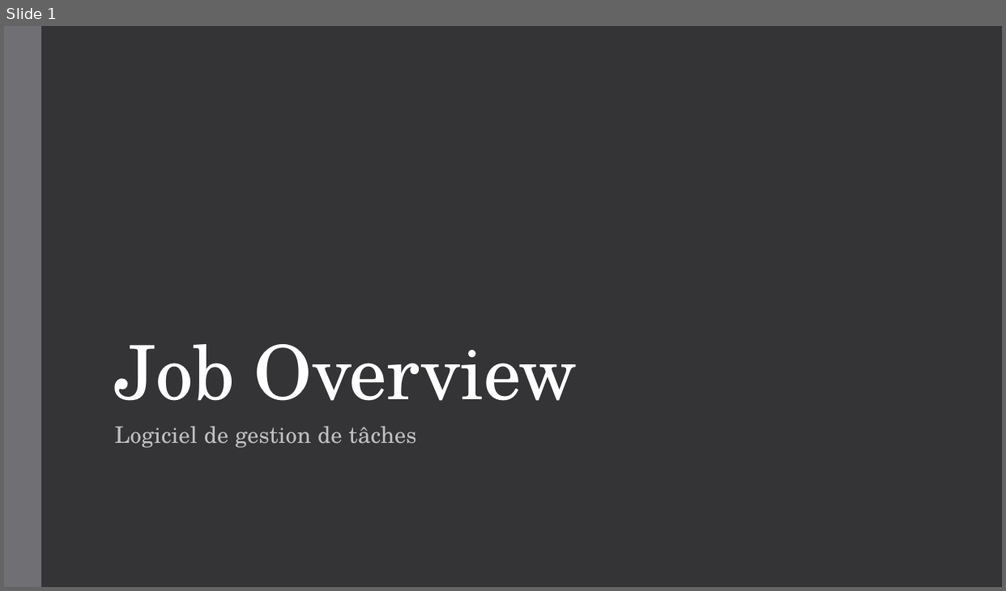
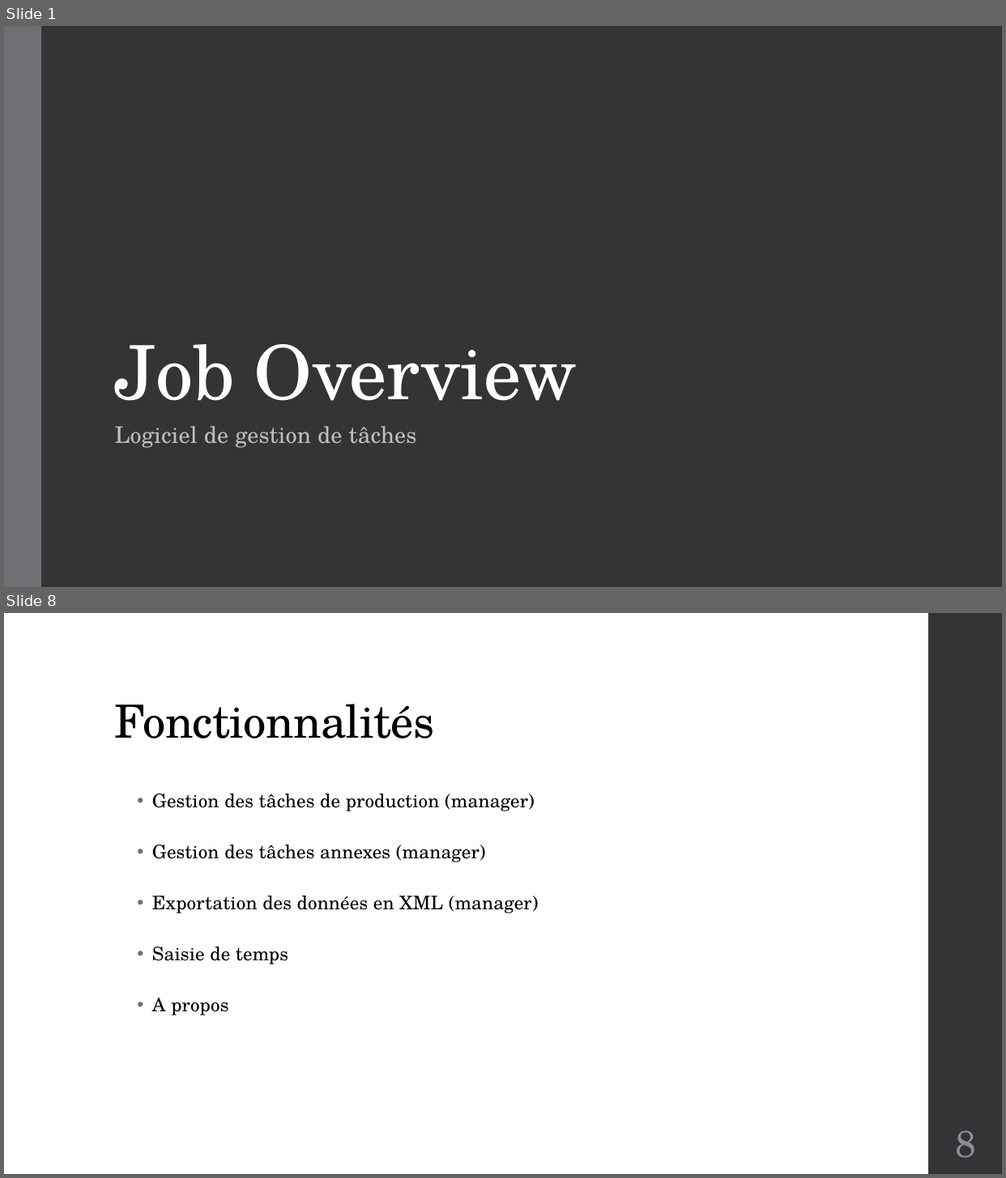
Before and after one commit to fwillemain/ProjetWPF, a slide deck: Livrables/Job Overview.pptx. Shown one above the other, each under a label of ours: slide 1 before the commit, slides 1 and 8 after it; the slides between them are not shown. The pictures are 1006x591 and 1006x1178 pixels, drawn with LibreOffice and Linux fonts; fonts in the diff are those of the drawing. Boxes give left, top, right and bottom in pixels: in the first picture for what was removed or moved away, otherwise in the second. Text is boxed around its words. In the diff, an @@ line names an element or a change of style, - is before the commit and + after.

```diff
--- a/Livrables/Job Overview.pptx
+++ b/Livrables/Job Overview.pptx
@@ slide 8 added at (4, 613, 1002, 1174), background #FFFFFF @@
@@ rectangle added at (928, 613, 1002, 1174), fill #353537 @@
@@ title added at (115, 704, 435, 739), 44 pt, text #000000 @@
+Fonctionnalités
@@ text added at (152, 794, 539, 1016), 18 pt, text #000000 @@
+  • Gestion des tâches de production (manager)
+  • Gestion des tâches annexes (manager)
+  • Exportation des données en XML (manager)
+  • Saisie de temps
+  • A propos
@@ page number added at (955, 1131, 976, 1158), 36 pt, text #8E8E94 @@
+8
```
Also in this commit, not shown: 7 slides changed, 5 other slides added, 3 slides removed, 6 other files.
